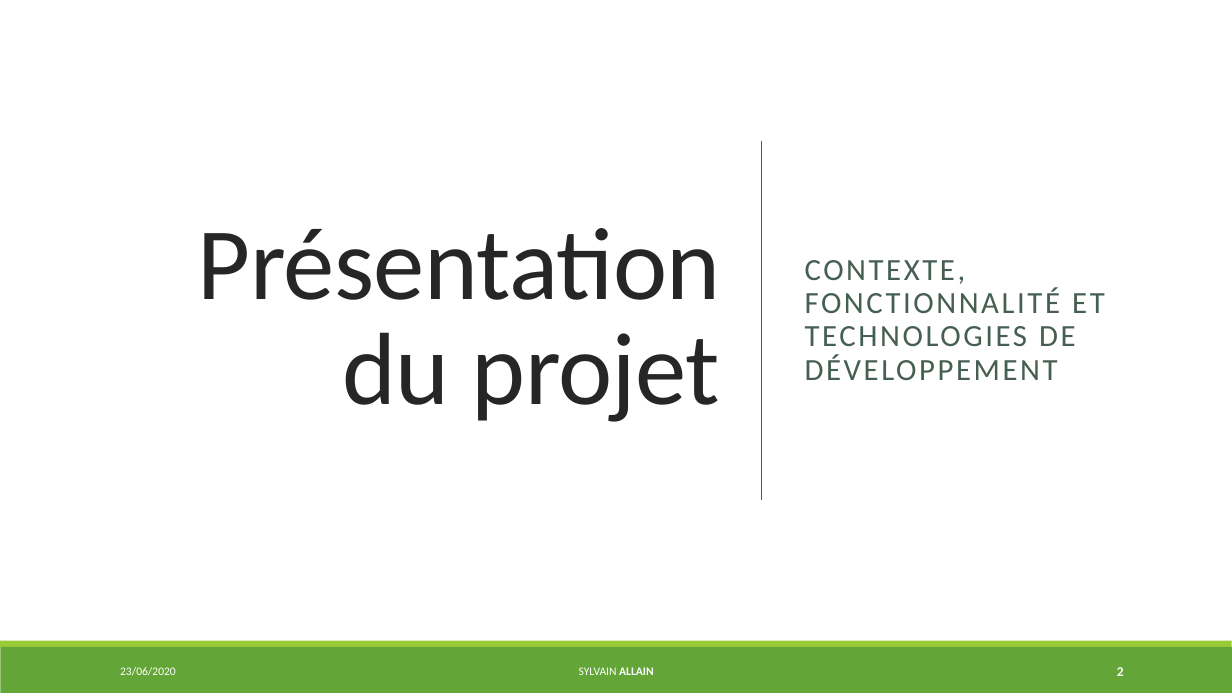
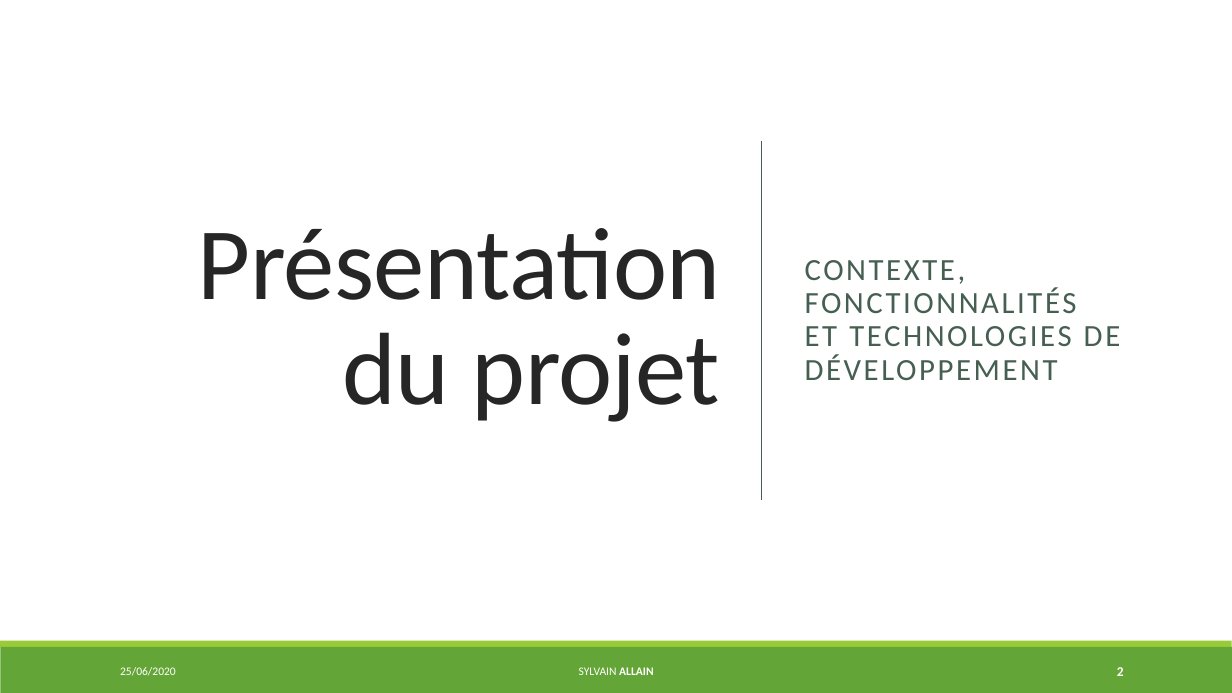
Before and after one commit to S2LF/ProjetPro, a slide deck: slide 2 of ProjetTof’Box.pptx. Drawn at 1232x693 pixels with LibreOffice and Linux fonts; fonts in the diff are those of the drawing. Boxes give left, top, right and bottom in pixels: in the first picture for what was removed or moved away, otherwise in the second. Text is boxed around its words. In the diff, an @@ line names an element or a change of style, - is before the commit and + after.

```diff
--- a/ProjetTof’Box.pptx
+++ b/ProjetTof’Box.pptx
@@ text at box(805, 260, 1121, 380): text changed @@
-CONTEXTE, FONCTIONNALITÉ ET TECHNOLOGIES DE DÉVELOPPEMENT
+CONTEXTE, FONCTIONNALITÉS ET TECHNOLOGIES DE DÉVELOPPEMENT
@@ text at box(120, 667, 176, 676): text changed @@
-23/06/2020
+25/06/2020
```
Also in this commit, not shown: 29 other slides changed, 1 slide added, 2 other files.
